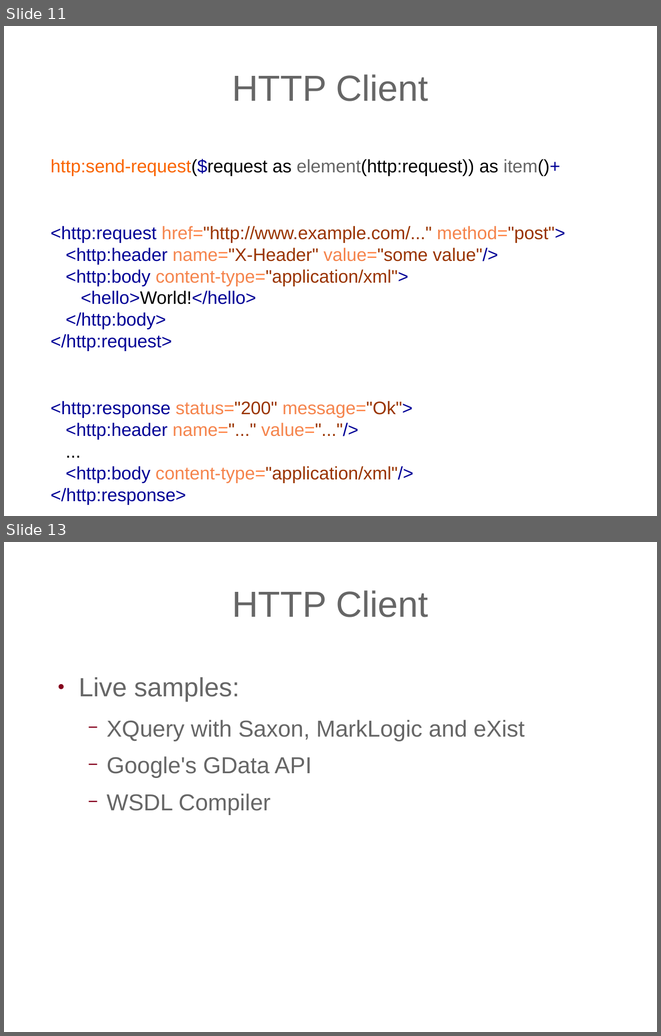
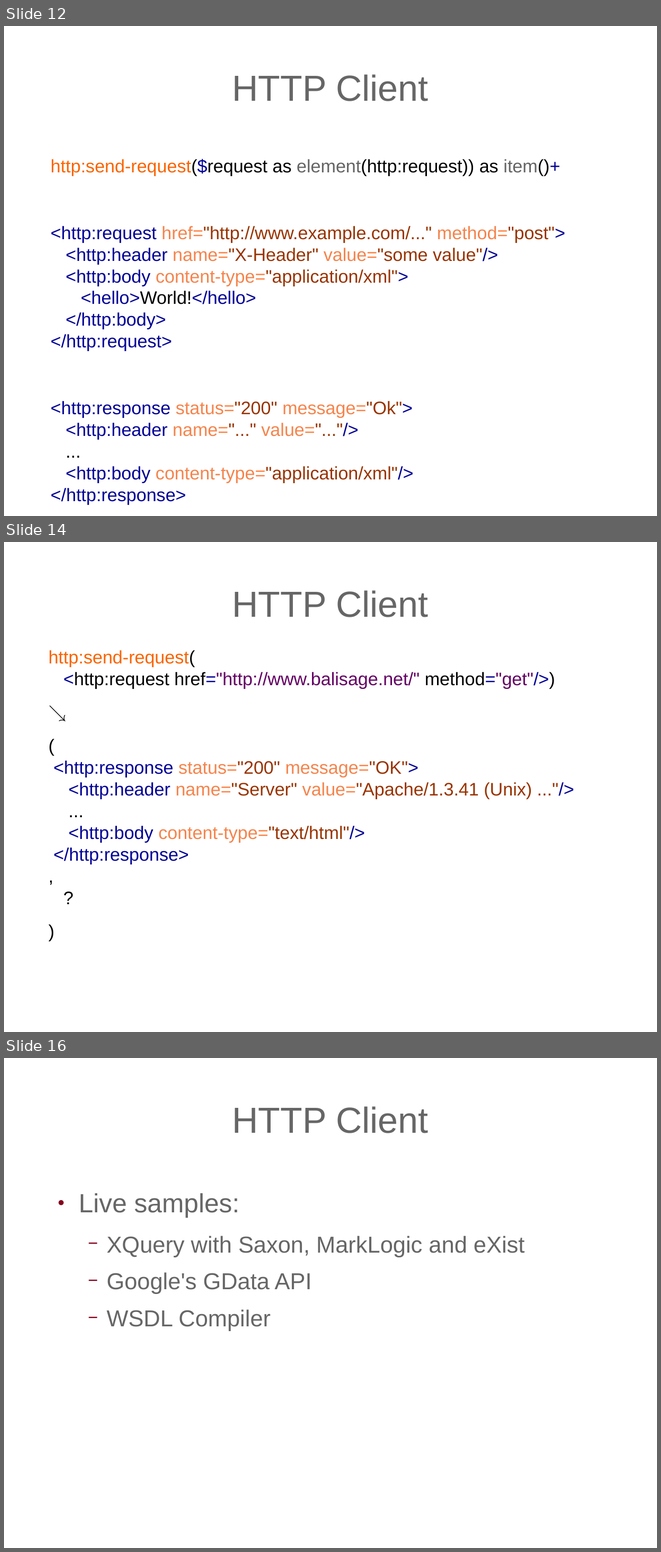
Before and after one commit to expath/expath-www, a slide deck: misc/2009-balisage/presentation/balisage-expath.odp. Shown one above the other, each under a label of ours: slides 11 and 13 before the commit, slides 12, 14 and 16 after it; the slides between them are not shown. The pictures are 661x1036 and 661x1552 pixels, drawn with LibreOffice and Linux fonts; fonts in the diff are those of the drawing; background and template pictures are left out. Boxes give left, top, right and bottom in pixels: in the first picture for what was removed or moved away, otherwise in the second. Text is boxed around its words. In the diff, an @@ line names an element or a change of style, - is before the commit and + after.

Commit message:
Last version of Balisage presentation.

```diff
--- a/misc/2009-balisage/presentation/balisage-expath.odp
+++ b/misc/2009-balisage/presentation/balisage-expath.odp
@@ slide 14 added at [4, 542, 657, 1032], background picture (left out) @@
@@ title added at [232, 590, 428, 617], 44 pt, text #666666 @@
+HTTP Client
@@ text added at [49, 650, 555, 864], 22 pt, text #000096 @@
+http:send-request(
+<http:request href="http://www.balisage.net/" method="get"/>)
+↘
+(
+<http:response status="200" message="OK">
+<http:header name="Server" value="Apache/1.3.41 (Unix) ..."/>
+...
+<http:body content-type="text/html"/>
+</http:response>
+,
+?
+)
@@ what was slide 11 is now slide 12 @@
@@ what was slide 13 is now slide 16 @@
```
Also in this commit, not shown: 3 slides changed, 7 other slides added, 2 slides removed, 1 other file.
